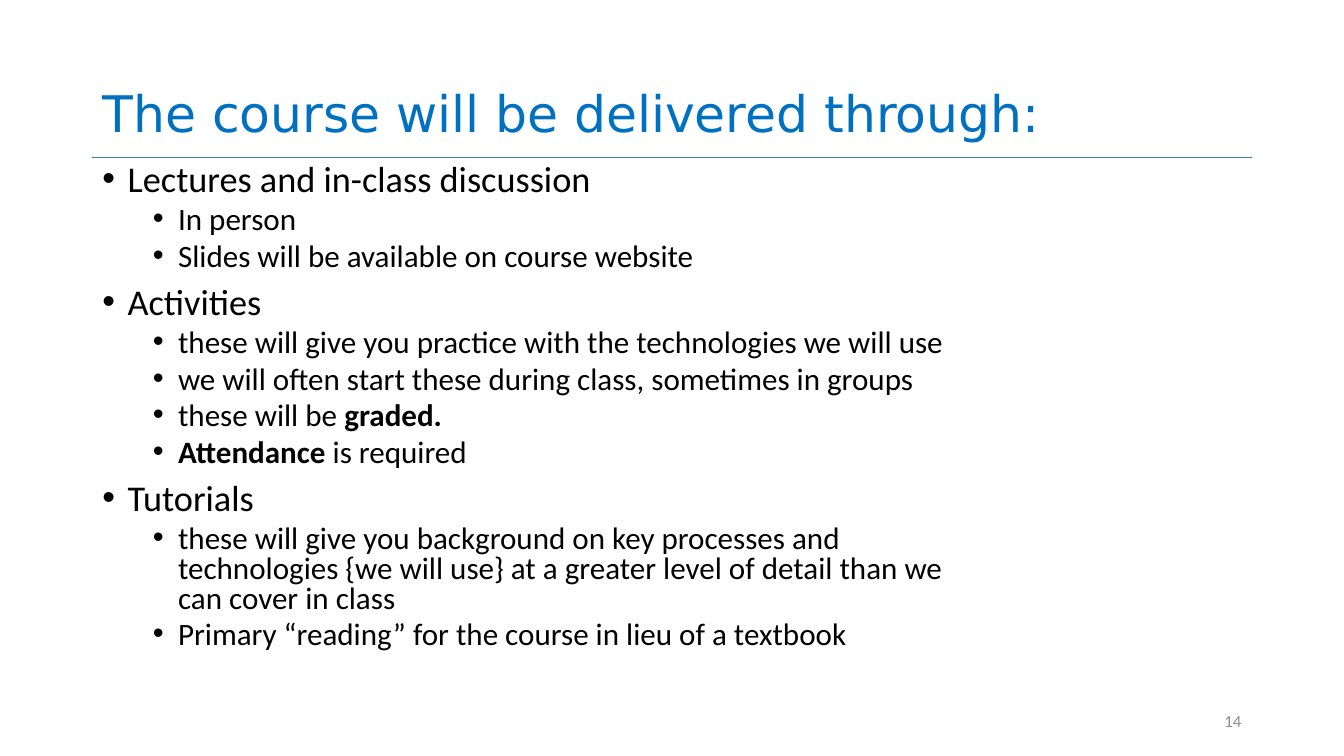
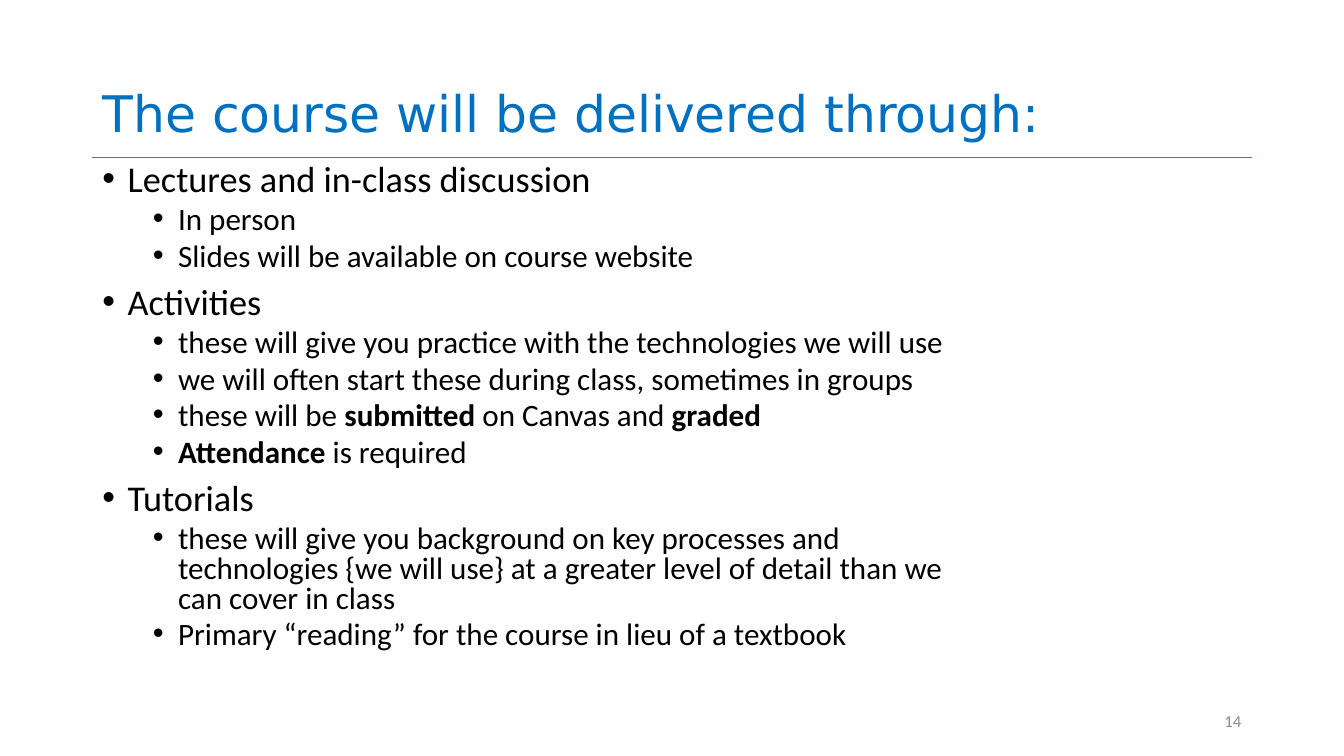
Before and after one commit to neu-se/CS4530-Fall-2026, a slide deck: slide 14 of Slides/Module 01.1 Course Introduction.pptx. Drawn at 1344x756 pixels with LibreOffice and Linux fonts; fonts in the diff are those of the drawing. Boxes give left, top, right and bottom in pixels: in the first picture for what was removed or moved away, otherwise in the second. Text is boxed around its words. In the diff, an @@ line names an element or a change of style, - is before the commit and + after.

```diff
--- a/Slides/Module 01.1 Course Introduction.pptx
+++ b/Slides/Module 01.1 Course Introduction.pptx
@@ text at (178,404,761,432): text changed @@
-  • these will be graded.
+  • these will be submitted on Canvas and graded
```
Also in this commit, not shown: 3 other slides changed, 3 other files.
